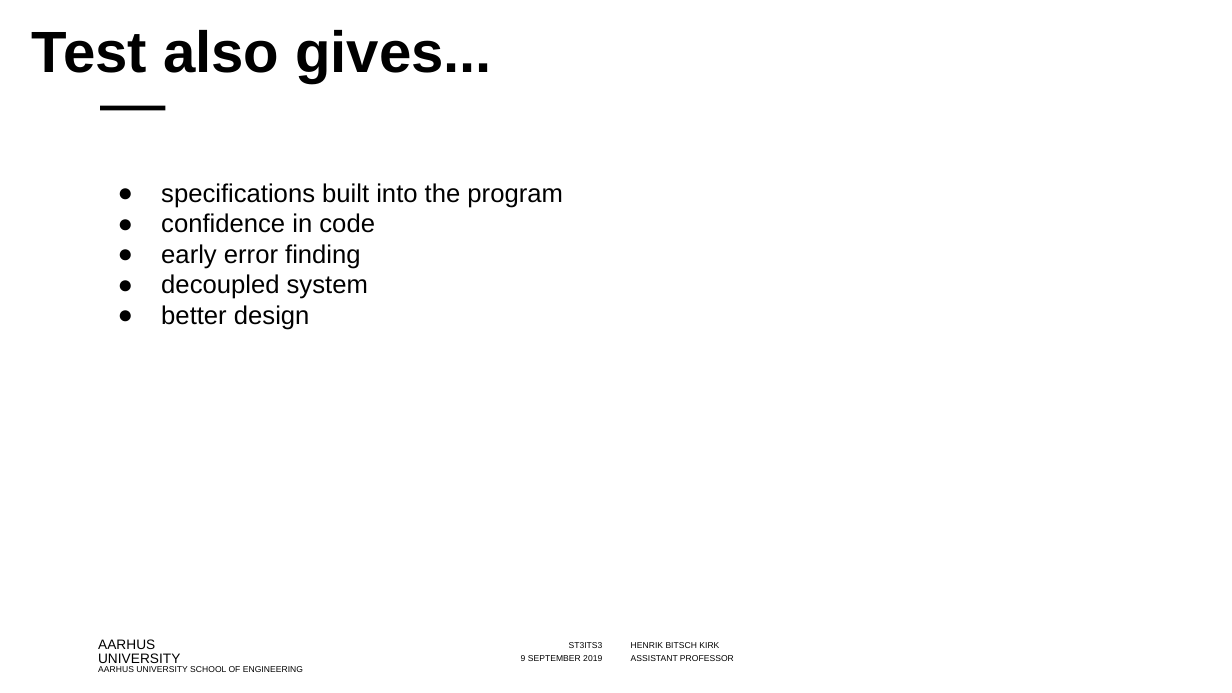
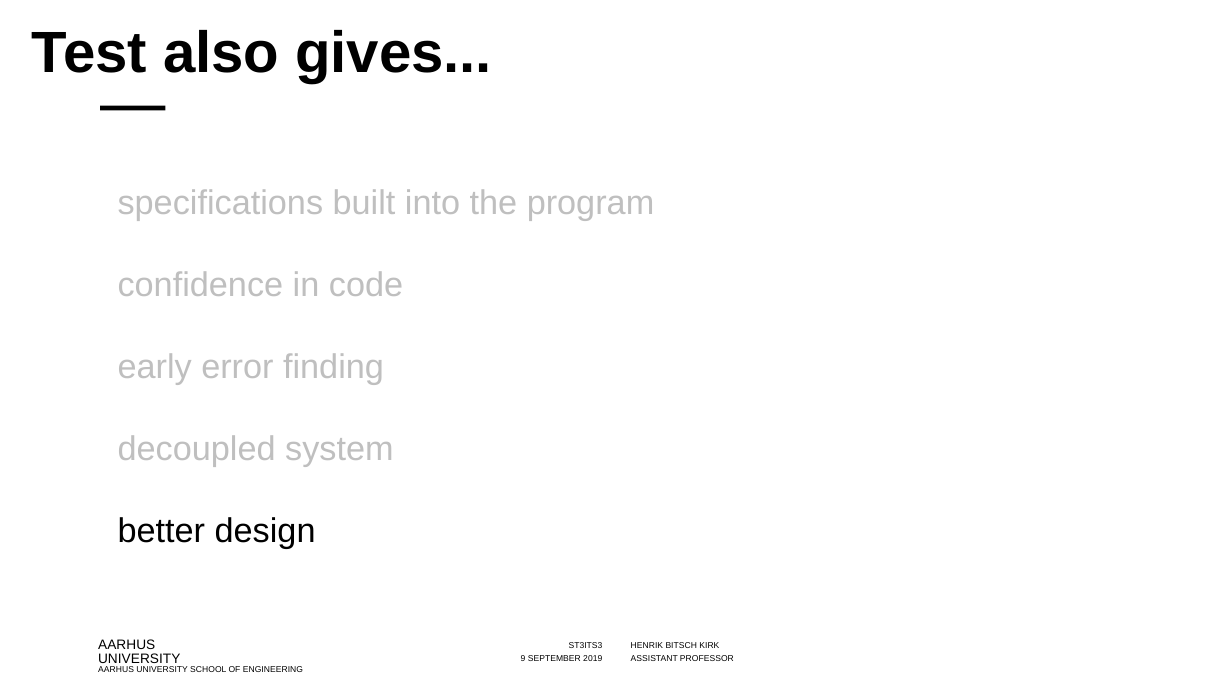
Before and after one commit to codesmurf/st3its3_teaching, a slide deck: slide 15 of 03 Unit Tests/03 Introduction to Unit Tests.pptx (slide 9 before the commit). Drawn at 1232x693 pixels with LibreOffice and Linux fonts; fonts in the diff are those of the drawing; background and template pictures are left out. Boxes give left, top, right and bottom in pixels: in the first picture for what was removed or moved away, otherwise in the second. Text is boxed around its words. In the diff, an @@ line names an element or a change of style, - is before the commit and + after.

```diff
--- a/03 Unit Tests/03 Introduction to Unit Tests.pptx
+++ b/03 Unit Tests/03 Introduction to Unit Tests.pptx
@@ text "specifications built into the program" at (118,189,655,549): size 15 to 20 pt; text colour #000000 to #BFBFBF in "specifications built into the program", "confidence in code", "early error finding", "decoupled system"; bullet ● to none; line spacing 0.99 to 2 @@
```
Also in this commit, not shown: 11 other slides changed, 16 slides added, 3 slides removed, 42 other files.
